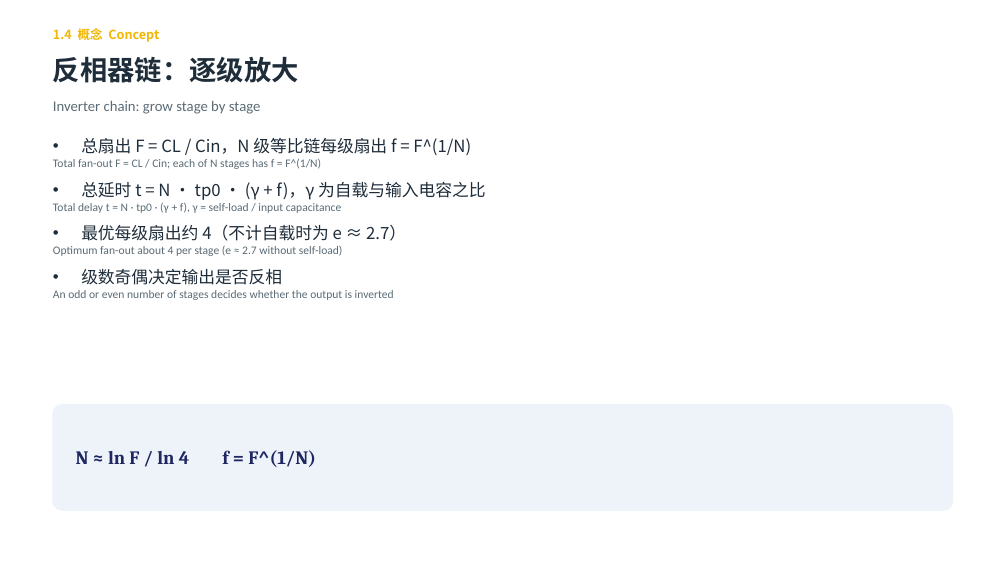
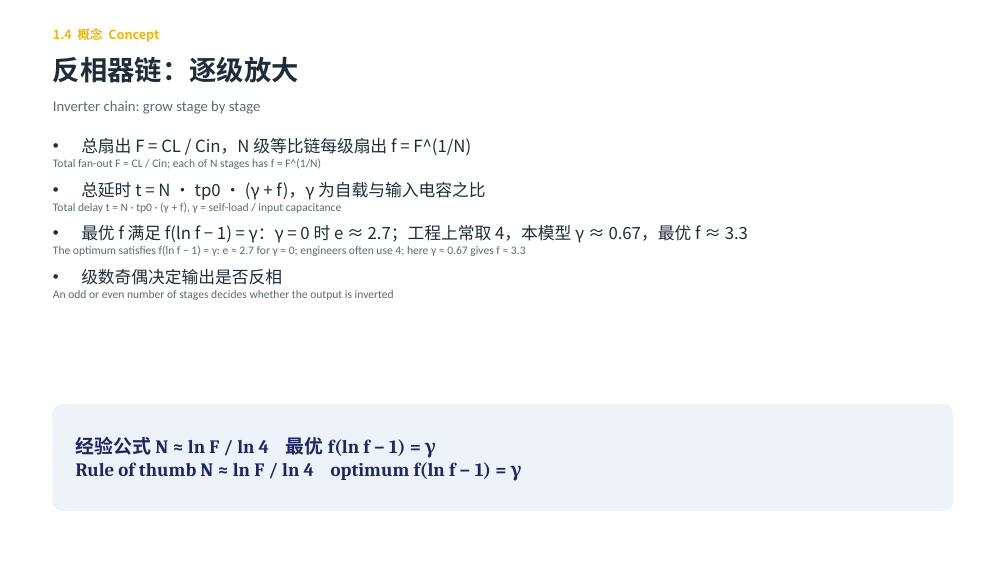
Before and after one commit to eddiezgq/WenQuest, a slide deck: slide 19 of samples/数字集成电路设计/课程资料/第1章 CMOS反相器/第一章课件.pptx. Drawn at 1008x567 pixels with LibreOffice and Linux fonts; fonts in the diff are those of the drawing. Boxes give left, top, right and bottom in pixels: in the first picture for what was removed or moved away, otherwise in the second. Text is boxed around its words. In the diff, an @@ line names an element or a change of style, - is before the commit and + after.

```diff
--- a/samples/数字集成电路设计/课程资料/第1章 CMOS反相器/第一章课件.pptx
+++ b/samples/数字集成电路设计/课程资料/第1章 CMOS反相器/第一章课件.pptx
@@ text at (53,225,748,256): text changed @@
-• 最优每级扇出约 4（不计自载时为 e ≈ 2.7）
-Optimum fan-out about 4 per stage (e ≈ 2.7 without self-load)
+• 最优 f 满足 f(ln f − 1) = γ：γ = 0 时 e ≈ 2.7；工程上常取 4，本模型 γ ≈ 0.67，最优 f ≈ 3.3
+The optimum satisfies f(ln f − 1) = γ: e ≈ 2.7 for γ = 0; engineers often use 4; here γ ≈ 0.67 gives f ≈ 3.3
@@ text at (76,437,522,481): text changed @@
-N ≈ ln F / ln 4 f = F^(1/N)
+经验公式 N ≈ ln F / ln 4 最优 f(ln f − 1) = γ
+Rule of thumb N ≈ ln F / ln 4 optimum f(ln f − 1) = γ
```
Also in this commit, not shown: 7 other slides changed, 32 other files.
